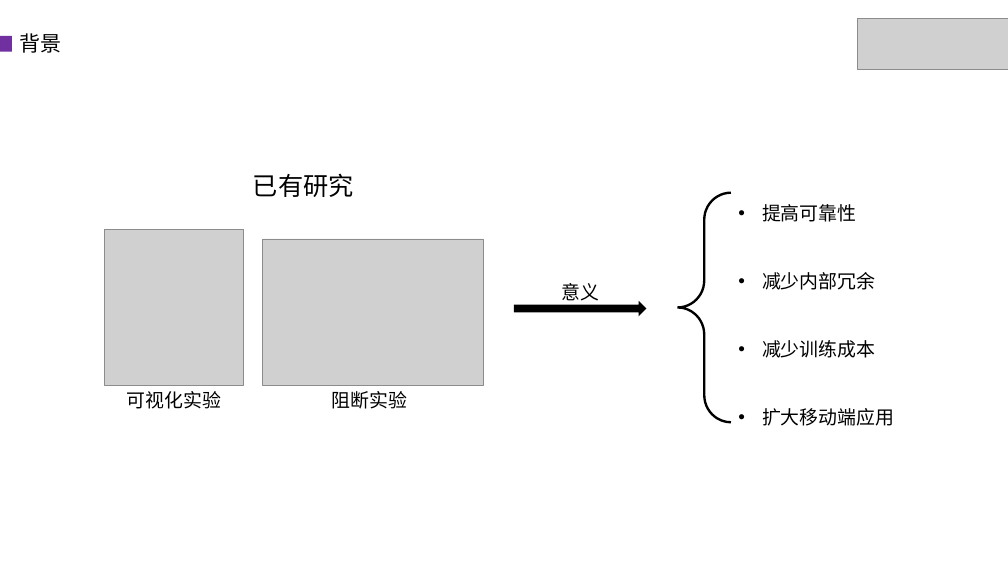
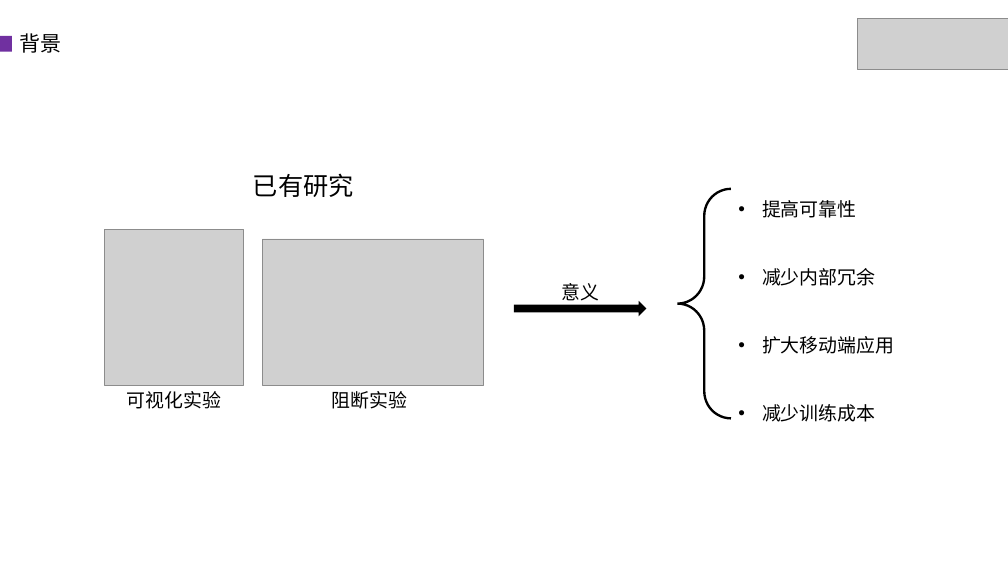
Before and after one commit to ChenErTong/NeuralNetworkSolver, a slide deck: slide 4 of paper/神经网络的自动化数值解析技术.pptx. Drawn at 1008x567 pixels with LibreOffice and Linux fonts; fonts in the diff are those of the drawing; grey boxes stand for pictures. Boxes give left, top, right and bottom in pixels: in the first picture for what was removed or moved away, otherwise in the second. Text is boxed around its words. In the diff, an @@ line names an element or a change of style, - is before the commit and + after.

```diff
--- a/paper/神经网络的自动化数值解析技术.pptx
+++ b/paper/神经网络的自动化数值解析技术.pptx
@@ left brace: place and size @@
-left brace at [678, 193, 731, 423]
+left brace at [678, 189, 731, 419]
@@ text at [762, 336, 894, 354]: paragraph added @@
+• 扩大移动端应用
@@ text at [762, 408, 894, 426]: paragraph removed @@
-• 扩大移动端应用
```
Also in this commit, not shown: 3 other slides changed, 1 slide added, 2 other files.
